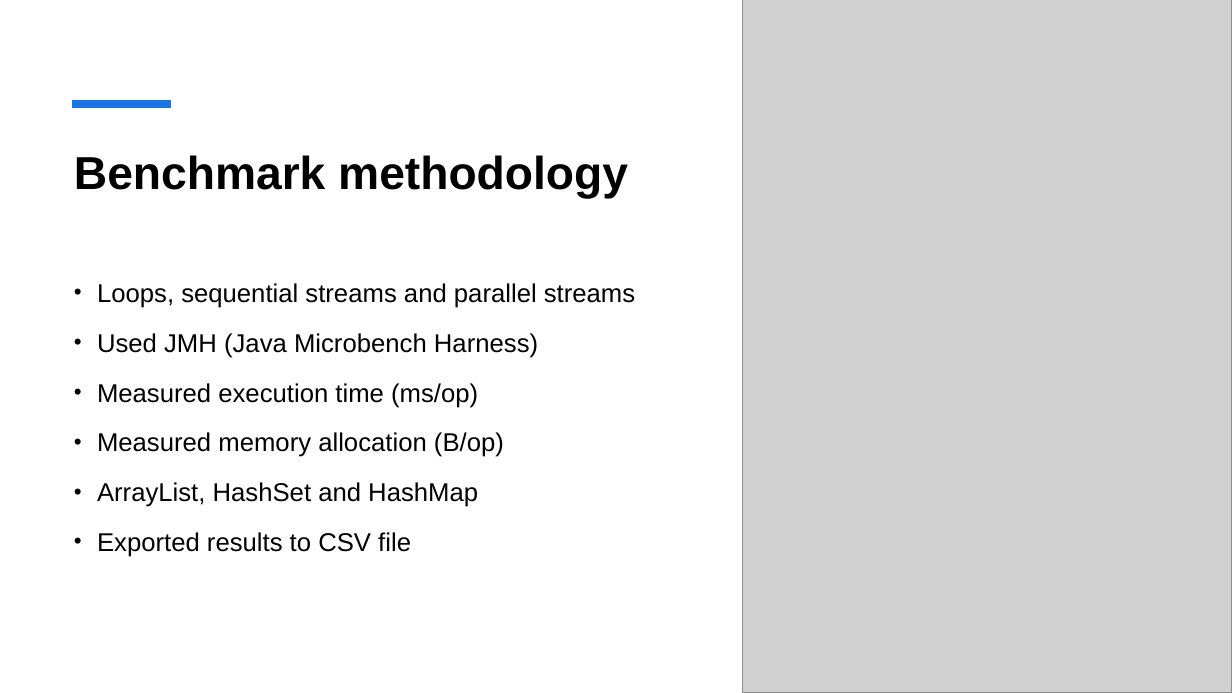
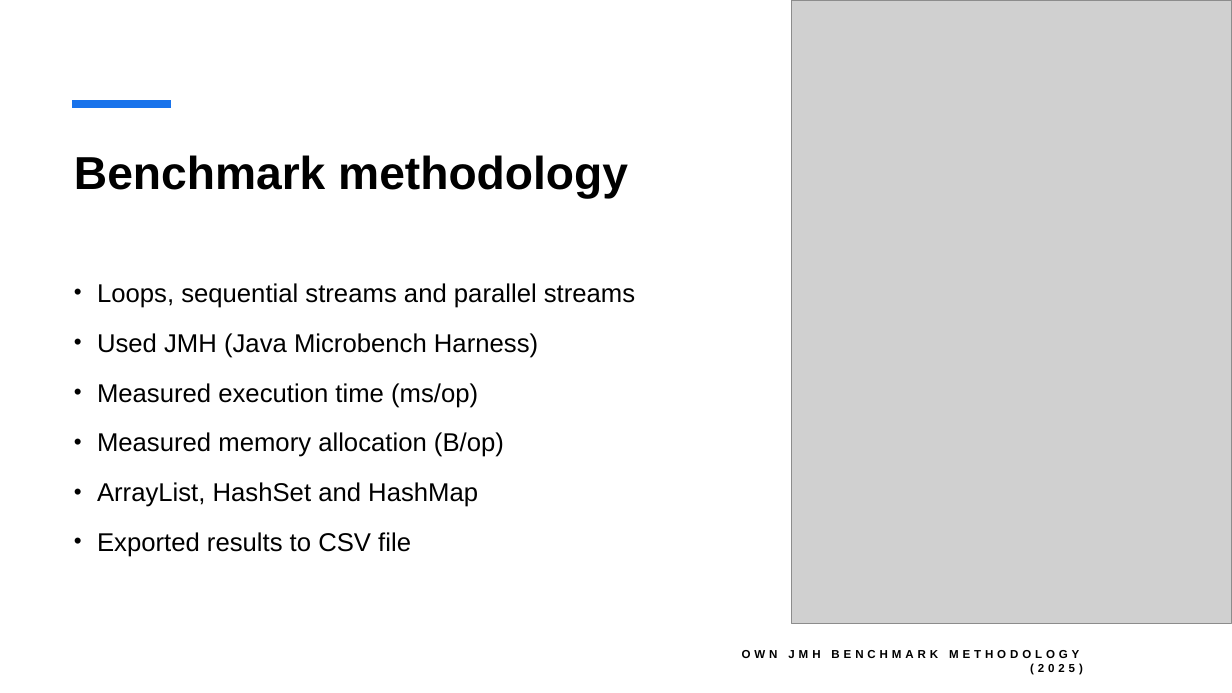
Before and after one commit to StefanBoudri/streams, a slide deck: slide 11 of presentation.pptx. Drawn at 1232x693 pixels with LibreOffice and Linux fonts; fonts in the diff are those of the drawing; grey boxes stand for pictures. Boxes give left, top, right and bottom in pixels: in the first picture for what was removed or moved away, otherwise in the second. Text is boxed around its words. In the diff, an @@ line names an element or a change of style, - is before the commit and + after.

```diff
--- a/presentation.pptx
+++ b/presentation.pptx
@@ picture: place and size @@
-picture at [742, 0, 1232, 693]
+picture at [792, 0, 1232, 624]
@@ text added at [742, 650, 1083, 675], 9 pt, text #000000, bold @@
+OWN JMH BENCHMARK METHODOLOGY (2025)
```
Also in this commit, not shown: 10 other slides changed, 1 slide added, 1 slide removed, 5 other files.
